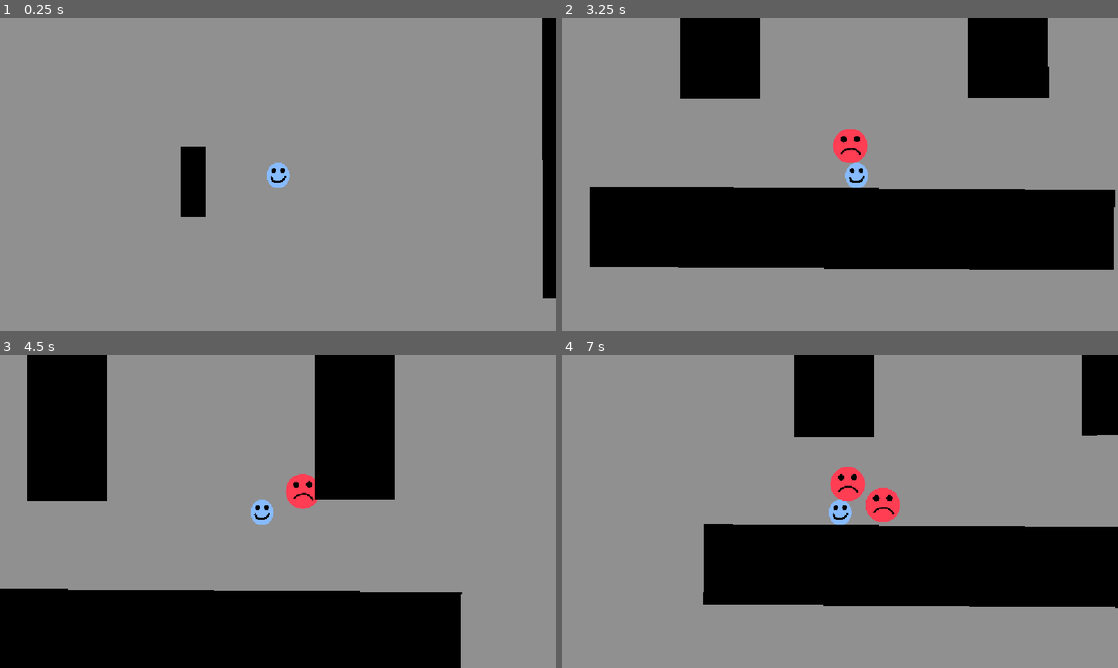
Above: before the commit, frames 1-4 (two rows, left to right).
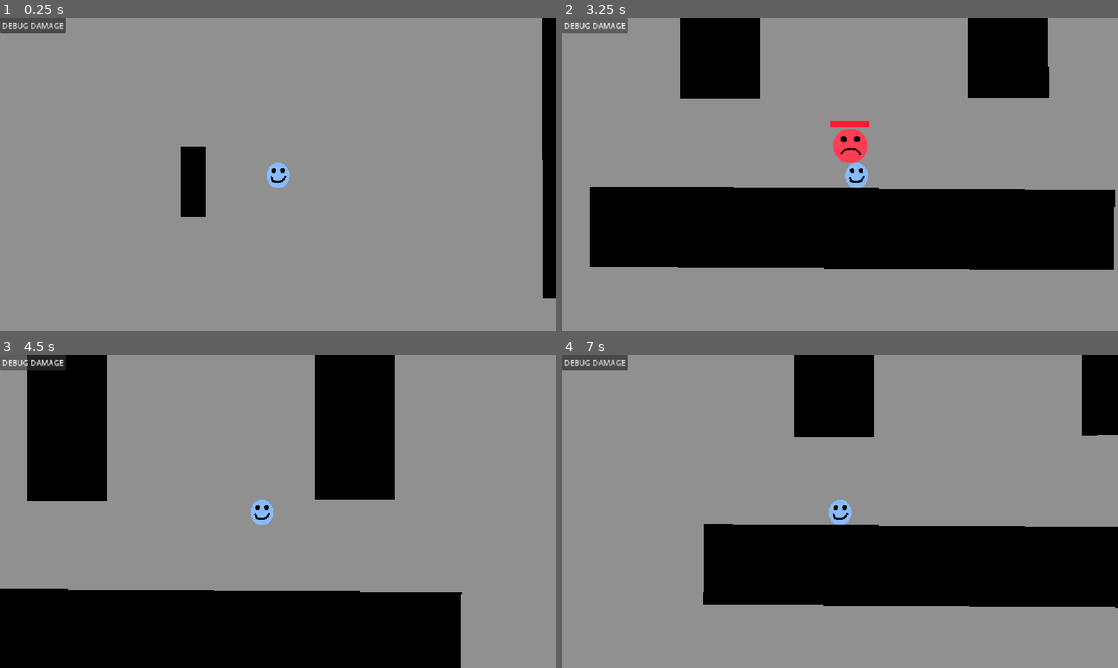
Above: after the commit, the same moments.

Repository: timothytse13/HvP
Game: Godot game, scene res://scene/main.tscn
Two runs of this game, one before a commit and one after it. Both use one fixed random seed, a clock stepped at 60 frames per second and the inputs below.
Inputs (mouse positions are in pixels of both pictures, inside the frame that each line leads up to):
- Up to frame 1 (0.25 s): no input
- Up to frame 2 (3.25 s): click (595, 24) at 0.5 s, where only the run after the commit has a clickable "DEBUG DAMAGE"; tap Enter at 1.25 s; hold D (right) 1.28-2.03 s; tap Space (confirm) at 1.35, 2.1, 2.85 s; hold S (down) 2.03-2.78 s; hold D (right) from 2.78 s (still down)
- Up to frame 3 (4.5 s): release D (right) at 3.53 s; hold W (up) 3.53-4.28 s; tap Space (confirm) at 3.6, 4.25, 4.35 s; hold A (left) from 4.28 s (still down)
- Up to frame 4 (7 s): tap Escape (escape) at 4.9 s; tap Space (confirm) at 5.1, 6.6 s; release A (left) at 5.75 s; click "Resume" at 5.75 s; hold S (down) from 6.53 s (still down)

The runs differ from the first frame. In frame 1, 0.5% of the frame differs, in the area x 0-12%, y 0-5%; in frame 2, 0.7%; in frame 3, 1.1%; in frame 4, 1.6%, in the area x 0-61%, y 0-54%.

Commit message:
Added health bar and debug for damage

Diff:
--- a/scene/enemy.gd
+++ b/scene/enemy.gd
@@ -1,5 +1,6 @@
 extends CharacterBody2D
 
+signal died
 
 const SPEED = 100.0
 
@@ -8,6 +9,8 @@
 var player: CharacterBody2D
 var enemy_scene: PackedScene = preload("res://scene/enemy.tscn")
 
+var max_health: int = 100
+var health: int = max_health
 
 func _ready() -> void:
 	player = get_parent().get_node("Player")
@@ -24,3 +27,13 @@
 
 	velocity = direction * SPEED
 	move_and_slide()
+
+func take_damage(amount: int) -> void:
+	health = health - amount
+	$HealthBar.value = health
+	if health <= 0:
+		die()
+
+func die() -> void:
+	died.emit()
+	queue_free()
--- a/scene/enemy.tscn
+++ b/scene/enemy.tscn
@@ -10,6 +10,12 @@
 [sub_resource type="CapsuleShape2D" id="CapsuleShape2D_h6au5"]
 radius = 12.0
 height = 24.0
+
+[sub_resource type="StyleBoxFlat" id="StyleBoxFlat_f87vc"]
+bg_color = Color(0.2232663, 0.30950043, 0.51650226, 0.5176471)
+
+[sub_resource type="StyleBoxFlat" id="StyleBoxFlat_8u16h"]
+bg_color = Color(1, 0.09803922, 0.21176471, 1)
 
 [node name="Enemy" type="CharacterBody2D" unique_id=81298573]
 script = ExtResource("1_f87vc")
@@ -30,3 +36,15 @@
 [node name="CollisionShape2D" type="CollisionShape2D" parent="Area2D" unique_id=1502162954]
 position = Vector2(0, 1)
 shape = SubResource("CapsuleShape2D_h6au5")
+
+[node name="HealthBar" type="ProgressBar" parent="." unique_id=472980730]
+offset_left = -14.0
+offset_top = -11.999999
+offset_right = -10.0
+offset_bottom = 15.000001
+rotation = -1.5757116
+theme_override_colors/font_color = Color(0.8869757, 0.97586745, 0.9196592, 1)
+theme_override_styles/background = SubResource("StyleBoxFlat_f87vc")
+theme_override_styles/fill = SubResource("StyleBoxFlat_8u16h")
+value = 100.0
+show_percentage = false
--- a/scene/main.gd
+++ b/scene/main.gd
@@ -2,6 +2,8 @@
 
 var enemy_scene: PackedScene = preload("res://scene/enemy.tscn")
 var enemy_spawned : bool = false # Used to cap enemy spawn at 1
+
+var current_enemy: Node2D
 
 # Called when the node enters the scene tree for the first time.
 func _ready() -> void:
@@ -29,4 +31,15 @@
 	var pos = $EnemySpawnPos.get_children().pick_random()
 	enemy.position = pos.position
 	print("Enemy has spawned at: ", pos.name)
-	#enemy_spawned = true     # make sure to uncomment in real gameplay, spawn infinitely for debug purpose
+	enemy_spawned = true     # make sure to uncomment in real gameplay, spawn infinitely for debug purpose
+	current_enemy = enemy
+	enemy.died.connect(_on_enemy_died)
+
+func _on_button_pressed() -> void:
+	if is_instance_valid(current_enemy):
+		current_enemy.take_damage(50)
+
+func _on_enemy_died() -> void: #function checks to see if enemy has died, if died then start respawn timer
+	enemy_spawned = false
+	current_enemy = null
+	$Timer/EnemySpawn.start()
--- a/scene/main.tscn
+++ b/scene/main.tscn
@@ -163,4 +163,13 @@
 process_mode = 2
 visible = false
 
+[node name="CanvasLayer" type="CanvasLayer" parent="." unique_id=90113772]
+
+[node name="Button" type="Button" parent="CanvasLayer" unique_id=319910782]
+offset_right = 8.0
+offset_bottom = 8.0
+text = "DEBUG DAMAGE
+"
+
 [connection signal="timeout" from="Timer/EnemySpawn" to="." method="_on_enemy_spawn_timeout"]
+[connection signal="pressed" from="CanvasLayer/Button" to="." method="_on_button_pressed"]
--- a/scene/pause_menu.gd
+++ b/scene/pause_menu.gd
@@ -1,4 +1,5 @@
 extends CanvasLayer
+
 
 
 # Called when the node enters the scene tree for the first time.
